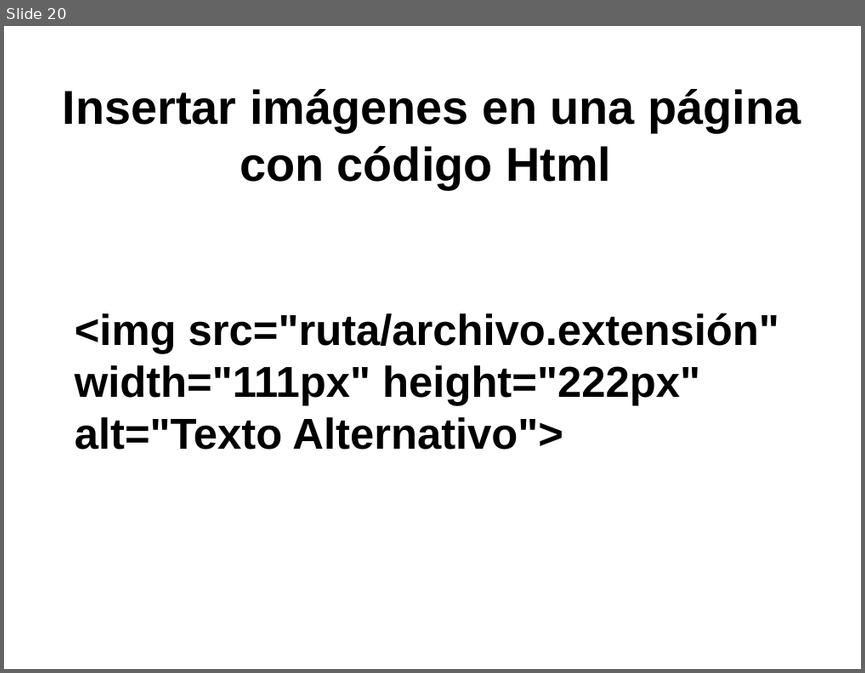
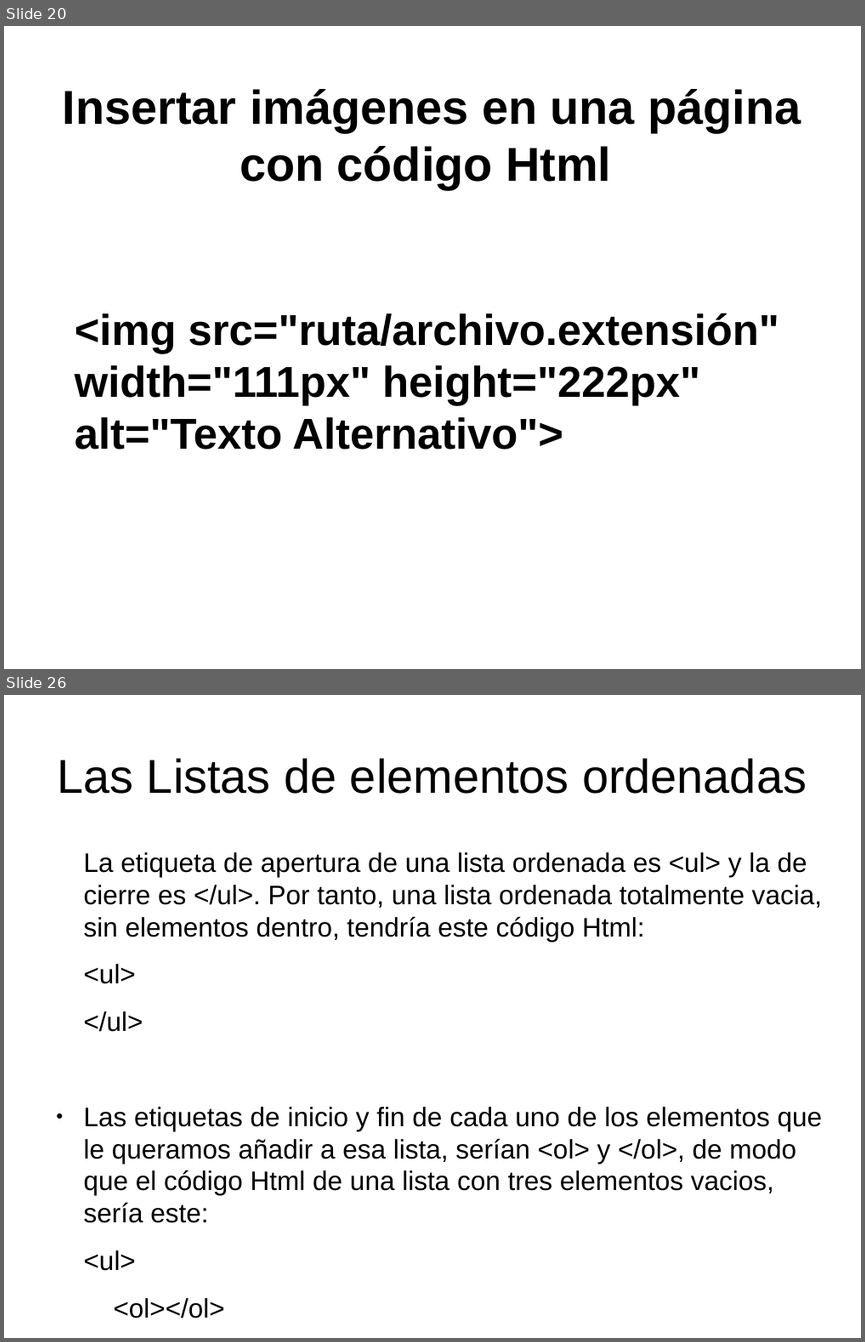
Before and after one commit to toblerone554/CampusInfantil2016, a slide deck: Veteranos/html/PresentaciónHTML.odp. Shown one above the other, each under a label of ours: slide 20 before the commit, slides 20 and 26 after it; the slides between them are not shown. The pictures are 865x673 and 865x1342 pixels, drawn with LibreOffice and Linux fonts; fonts in the diff are those of the drawing. Boxes give left, top, right and bottom in pixels: in the first picture for what was removed or moved away, otherwise in the second. Text is boxed around its words. In the diff, an @@ line names an element or a change of style, - is before the commit and + after.

```diff
--- a/Veteranos/html/PresentaciónHTML.odp
+++ b/Veteranos/html/PresentaciónHTML.odp
@@ slide 26 added at box(4, 695, 861, 1338), background #FFFFFF @@
@@ title added at box(57, 758, 806, 794), 44 pt, text #000000 @@
+Las Listas de elementos ordenadas
@@ text added at box(84, 852, 823, 1318), 24.8 pt, text #000000 @@
+La etiqueta de apertura de una lista ordenada es <ul> y la de cierre es </ul>. Por tanto, una lista ordenada totalmente vacia, sin elementos dentro, tendría este código Html:
+<ul>
+</ul>
+● Las etiquetas de inicio y fin de cada uno de los elementos que le queramos añadir a esa lista, serían <ol> y </ol>, de modo que el código Html de una lista con tres elementos vacios, sería este:
+<ul>
+<ol></ol>
+<ol></ol>
+</ul>
```
Also in this commit, not shown: 9 other slides added, 1 slide removed, 8 other files.
